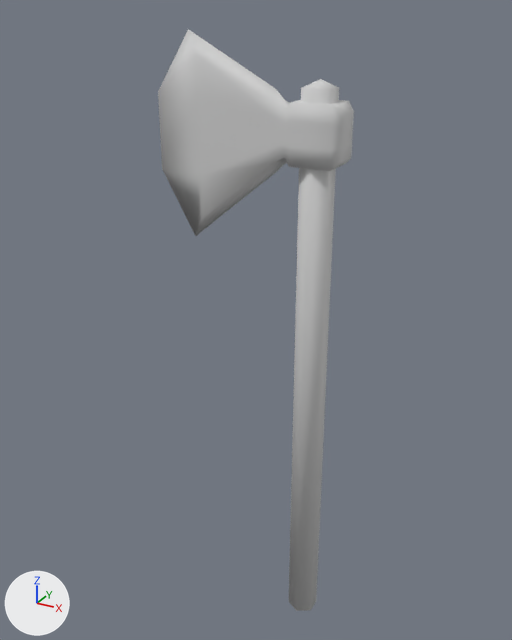
The OBJ model src/main/resources/assets/oversmith/models/item/axe.obj: old version first, new version second.
The view is the same before and after, from a camera (50 mm lens) standing at (0.842, -1.901, 2.093) and looking at (-0.232, 0.05, 1.117). Arrows for +X, +Y and +Z are at lower left; the lights stay in place. Where no turn or scale is listed for an object, it has been applied to the vertices.

Objects in the first picture: 'axe'.
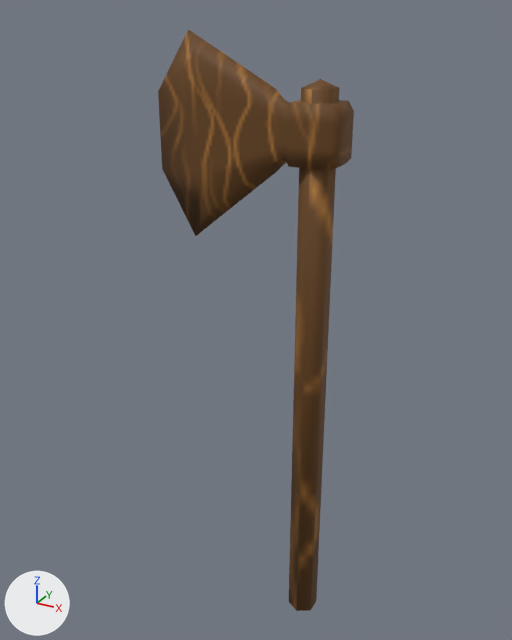
The newer file is also rescaled (x0.659), turned or shifted as a whole; pictures and numbers use the older file's frame.

What the commit changed:
Picture 'wood' (img_wood) is new.
In material 'shaft' (mat_shaft), base_color is no longer (0.64, 0.64, 0.64), light grey #d1d1d1.
In material 'shaft' (mat_shaft), texture is now set to img_wood.
In material 'head' (mat_head), base_color is no longer (0.64, 0.64, 0.64), light grey #d1d1d1.
In material 'head' (mat_head), texture is now set to img_wood.

Changed parts and their boxes (x1, y1, x2, y2) in the pictures (512 x 640 px):
'axe', surface changed (grey to brown): (158, 29, 354, 611) in both
